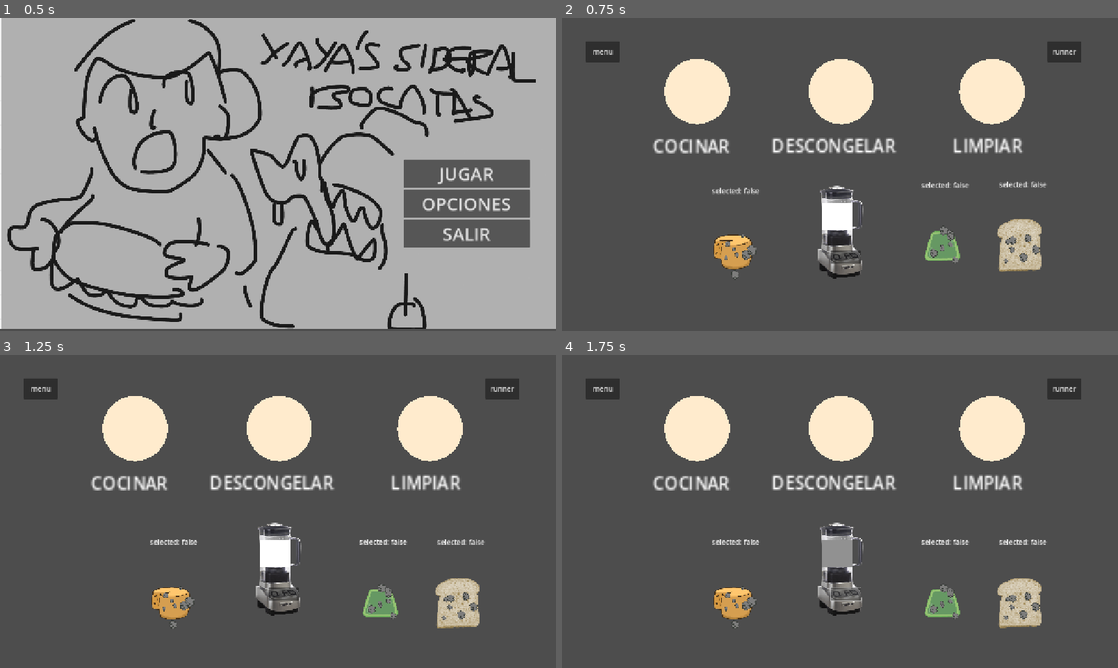
Above: before the commit, frames 1-4 (two rows, left to right).
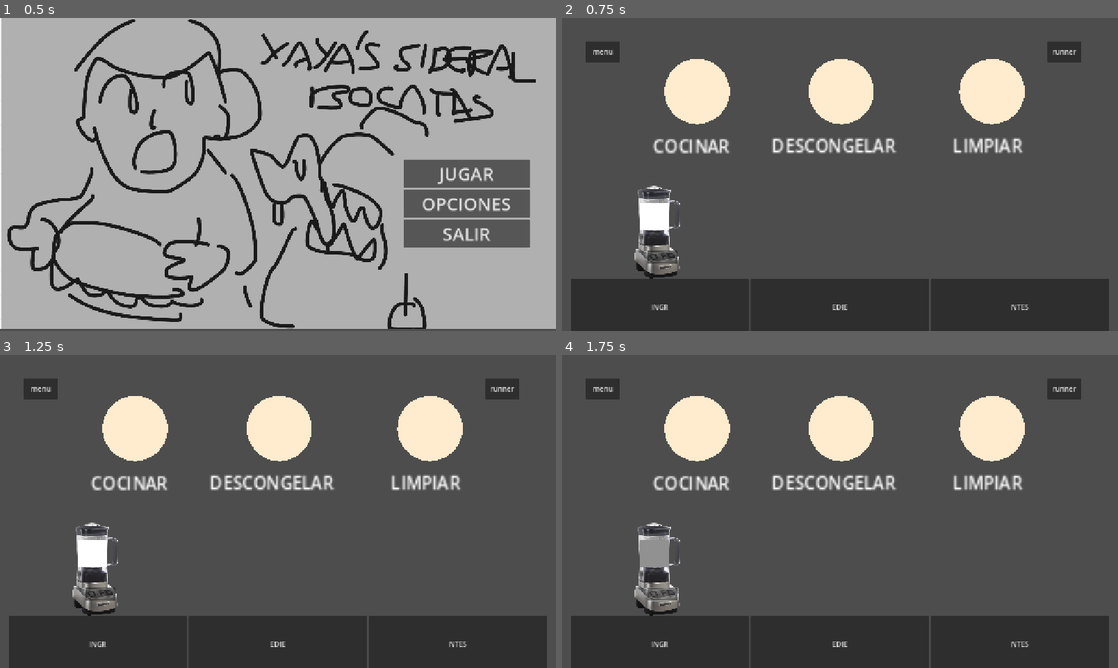
Above: after the commit, the same moments.

Repository: MarioCantaloupe/YSB
Game: Godot game, scene res://02_scenes/04_screens/main_menu.tscn
Same seed, same stepped clock (60 frames per second), same inputs: the game is played once before the commit and once after it.
Inputs (mouse positions are in pixels of both pictures, inside the frame that each line leads up to; where the layout moved, square brackets give the same spot in the first picture):
- Up to frame 1 (0.5 s): no input
- Up to frame 2 (0.75 s): click "JUGAR" at 0.5 s
- Up to frame 3 (1.25 s): no input
- Up to frame 4 (1.75 s): click (662, 592) [845, 592] at 1.25 s

Frame 1 is identical in both runs. In frame 2, 21% of the frame differs, in the area x 1-99%, y 52-100%; in frame 3, 21%; in frame 4, 21%.

Commit message:
added pantry to debug screen

Diff:
--- a/02_scenes/02_objects/DEBUG_teleport_button.gd
+++ /dev/null
@@ -1,7 +0,0 @@
-extends Button
-
-
-@export var target_scene : String
-
-func _pressed() -> void:
-	GlobalScript.change_scene(target_scene)
--- a/02_scenes/02_objects/pantry_picker.gd
+++ b/02_scenes/02_objects/pantry_picker.gd
@@ -5,6 +5,8 @@
 @export var item_resource : Resource
 var item_scene = preload("res://02_scenes/02_objects/item.tscn")
 const WORLD_NODE_PATH := NodePath("")
+#var inventory_root = get_tree().get_current_scene()
+
 
 var can_drop : bool = false
 
--- a/02_scenes/03_levels/debug.tscn
+++ b/02_scenes/03_levels/debug.tscn
@@ -1,60 +1,11 @@
-[gd_scene load_steps=37 format=3 uid="uid://woyyjsax1g5c"]
+[gd_scene load_steps=6 format=3 uid="uid://woyyjsax1g5c"]
 
-[ext_resource type="PackedScene" uid="uid://bwov6edkubuxi" path="res://02_scenes/02_objects/item.tscn" id="2_btoap"]
-[ext_resource type="Script" uid="uid://c4h6ry1wtc88b" path="res://02_scenes/02_objects/00_item_data/food_item_data_resource.gd" id="2_qycge"]
 [ext_resource type="PackedScene" uid="uid://kcobqkuobirl" path="res://02_scenes/02_objects/station.tscn" id="2_xnd6g"]
-[ext_resource type="Texture2D" uid="uid://cmer58h6eg36h" path="res://01_assets/01_sprites/02_objects/00_foods/bread_chop0_cook0.png" id="3_jw0nr"]
-[ext_resource type="Texture2D" uid="uid://bvr6sb3dn6r51" path="res://01_assets/01_sprites/02_objects/00_foods/bread_chop0_cook1.png" id="4_rbqgg"]
-[ext_resource type="Texture2D" uid="uid://ctp8msc8anijc" path="res://01_assets/01_sprites/02_objects/00_foods/queso_ch00_co00.PNG" id="5_7057o"]
-[ext_resource type="Texture2D" uid="uid://bsauc5s1v4ko5" path="res://01_assets/01_sprites/02_objects/00_foods/bread_chop0_cook2.png" id="5_jp8lb"]
-[ext_resource type="Texture2D" uid="uid://0qoblf7jsw14" path="res://01_assets/01_sprites/02_objects/00_foods/bread_chop1_cook0.png" id="6_ifs7j"]
-[ext_resource type="Texture2D" uid="uid://d115an4w0cw84" path="res://01_assets/01_sprites/02_objects/00_foods/queso_ch00_co01.PNG" id="6_ryrpg"]
-[ext_resource type="Texture2D" uid="uid://cmb2q1hbresf7" path="res://01_assets/01_sprites/02_objects/00_foods/queso_ch00_co02.PNG" id="7_5yi1k"]
-[ext_resource type="Texture2D" uid="uid://buisnp6ygrrbr" path="res://01_assets/01_sprites/02_objects/00_foods/bread_chop1_cook1.png" id="7_aospw"]
-[ext_resource type="Texture2D" uid="uid://r7ihw3ouukos" path="res://01_assets/01_sprites/02_objects/00_foods/bread_chop1_cook2.png" id="8_1bgxi"]
-[ext_resource type="Texture2D" uid="uid://bcu5k26gb6osp" path="res://01_assets/01_sprites/02_objects/00_foods/queso_ch01_co00.PNG" id="8_nvwl1"]
-[ext_resource type="Texture2D" uid="uid://d1vgr4k0se56w" path="res://01_assets/01_sprites/02_objects/00_foods/queso_ch01_co01.PNG" id="9_hjy4b"]
-[ext_resource type="Texture2D" uid="uid://dnvhrksh3fiop" path="res://01_assets/01_sprites/02_objects/00_foods/bread_chop2_cook0.png" id="9_nqsrp"]
-[ext_resource type="Texture2D" uid="uid://bwf1u55w62i1q" path="res://01_assets/01_sprites/02_objects/00_foods/bread_chop2_cook1.png" id="10_bmo12"]
-[ext_resource type="Texture2D" uid="uid://b7ll5jnlb1wxc" path="res://01_assets/01_sprites/02_objects/00_foods/queso_ch01_co02.PNG" id="10_x6jwb"]
-[ext_resource type="Texture2D" uid="uid://cnwc0tr2pm507" path="res://01_assets/01_sprites/02_objects/00_foods/queso_ch02_co00.PNG" id="11_ohasc"]
-[ext_resource type="Texture2D" uid="uid://pal34g62dqqm" path="res://01_assets/01_sprites/02_objects/00_foods/bread_chop2_cook2.png" id="11_ud2i6"]
-[ext_resource type="Texture2D" uid="uid://131cyaut1eft" path="res://01_assets/01_sprites/02_objects/00_foods/queso_ch02_co01.PNG" id="12_60gml"]
-[ext_resource type="Texture2D" uid="uid://b0j4bhsfp40wu" path="res://01_assets/01_sprites/02_objects/00_foods/queso_ch02_co02.PNG" id="13_t7ntv"]
-[ext_resource type="Texture2D" uid="uid://vsrfgvkxinv3" path="res://01_assets/01_sprites/02_objects/00_foods/slime_ch00_co00.PNG" id="14_ksumu"]
 [ext_resource type="PackedScene" uid="uid://b81rxm7d8fp6m" path="res://02_scenes/02_objects/blender.tscn" id="14_rbqgg"]
-[ext_resource type="Texture2D" uid="uid://0h357ukeii6e" path="res://01_assets/01_sprites/02_objects/00_foods/slime_ch00_co01.PNG" id="15_uitrl"]
-[ext_resource type="Texture2D" uid="uid://b1u4x2l7n3yge" path="res://01_assets/01_sprites/02_objects/00_foods/slime_ch00_co02.PNG" id="16_5mnjn"]
-[ext_resource type="Texture2D" uid="uid://816p2uik3vb2" path="res://01_assets/01_sprites/02_objects/00_foods/slime_ch01_co00.PNG" id="17_hfu28"]
-[ext_resource type="Texture2D" uid="uid://c517u5d05udqa" path="res://01_assets/01_sprites/02_objects/00_foods/slime_ch01_co01.PNG" id="18_012x4"]
-[ext_resource type="Texture2D" uid="uid://cm05h3dk5dyjn" path="res://01_assets/01_sprites/02_objects/00_foods/slime_ch01_co02.PNG" id="19_75oge"]
-[ext_resource type="Texture2D" uid="uid://uj33qrldaaqk" path="res://01_assets/01_sprites/02_objects/00_foods/slime_ch02_co00.PNG" id="20_3ggax"]
-[ext_resource type="Texture2D" uid="uid://c0gve4goacgwf" path="res://01_assets/01_sprites/02_objects/00_foods/slime_ch02_co01.PNG" id="21_ewoqi"]
-[ext_resource type="Texture2D" uid="uid://cq1kbc7hu183l" path="res://01_assets/01_sprites/02_objects/00_foods/slime_ch02_co02.PNG" id="22_y3e22"]
 [ext_resource type="Script" uid="uid://cu6ytqfsos3av" path="res://02_scenes/04_screens/button_change_scene.gd" id="32_uitrl"]
+[ext_resource type="PackedScene" uid="uid://bpk6ka7ckqbny" path="res://02_scenes/02_objects/pantry.tscn" id="33_5mnjn"]
 
 [sub_resource type="WorldBoundaryShape2D" id="WorldBoundaryShape2D_ntjb8"]
-
-[sub_resource type="Resource" id="Resource_de172"]
-resource_local_to_scene = true
-script = ExtResource("2_qycge")
-name = "Queso"
-average_color = Color(0.96, 0.752, 0, 1)
-sprite_grid = Array[Array]([[ExtResource("5_7057o"), ExtResource("6_ryrpg"), ExtResource("7_5yi1k")], [ExtResource("8_nvwl1"), ExtResource("9_hjy4b"), ExtResource("10_x6jwb")], [ExtResource("11_ohasc"), ExtResource("12_60gml"), ExtResource("13_t7ntv")]])
-
-[sub_resource type="Resource" id="Resource_4h1rl"]
-resource_local_to_scene = true
-script = ExtResource("2_qycge")
-name = "Slime"
-average_color = Color(0.39924723, 0.9155587, 0.34050837, 1)
-sprite_grid = Array[Array]([[ExtResource("14_ksumu"), ExtResource("15_uitrl"), ExtResource("16_5mnjn")], [ExtResource("17_hfu28"), ExtResource("18_012x4"), ExtResource("19_75oge")], [ExtResource("20_3ggax"), ExtResource("21_ewoqi"), ExtResource("22_y3e22")]])
-
-[sub_resource type="Resource" id="Resource_1qo70"]
-resource_local_to_scene = true
-script = ExtResource("2_qycge")
-name = "Bread"
-average_color = Color(0.8782371, 0.41342348, 0.1290206, 1)
-sprite_grid = Array[Array]([[ExtResource("3_jw0nr"), ExtResource("4_rbqgg"), ExtResource("5_jp8lb")], [ExtResource("6_ifs7j"), ExtResource("7_aospw"), ExtResource("8_1bgxi")], [ExtResource("9_nqsrp"), ExtResource("10_bmo12"), ExtResource("11_ud2i6")]])
 
 [node name="main" type="Node2D"]
 
@@ -126,20 +77,8 @@
 text = "COCINAR"
 
 [node name="blender" parent="." instance=ExtResource("14_rbqgg")]
-position = Vector2(0, 133)
+position = Vector2(-421, 133)
 scale = Vector2(0.3732059, 0.3732059)
-
-[node name="item" parent="." instance=ExtResource("2_btoap")]
-position = Vector2(-246, 171)
-food_data = SubResource("Resource_de172")
-
-[node name="item2" parent="." instance=ExtResource("2_btoap")]
-position = Vector2(236, 158)
-food_data = SubResource("Resource_4h1rl")
-
-[node name="item3" parent="." instance=ExtResource("2_btoap")]
-position = Vector2(415, 156)
-food_data = SubResource("Resource_1qo70")
 
 [node name="Button" type="Button" parent="."]
 offset_left = 477.0
@@ -159,5 +98,13 @@
 script = ExtResource("32_uitrl")
 target_scene_path = "res://02_scenes/04_screens/main_menu.tscn"
 
+[node name="pantry" parent="." instance=ExtResource("33_5mnjn")]
+anchor_bottom = 1.915
+offset_left = -640.0
+offset_top = 240.0
+offset_right = 640.0
+offset_bottom = 370.0
+grow_vertical = 2
+
 [connection signal="pressed" from="Button" to="Button" method="_on_pressed"]
 [connection signal="pressed" from="Button2" to="Button2" method="_on_pressed"]
Not shown, removed: 02_scenes/02_objects/DEBUG_teleport_button.gd.uid
